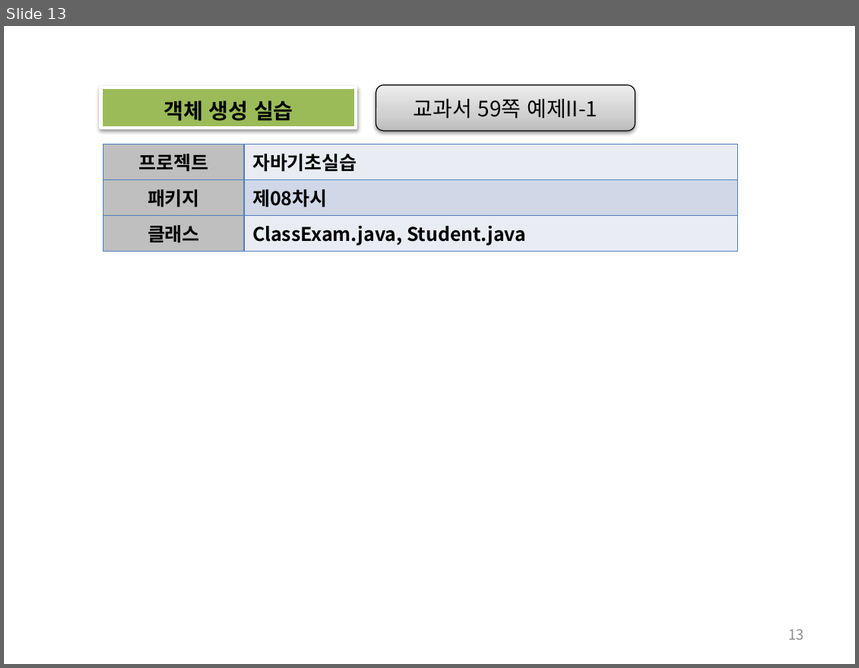
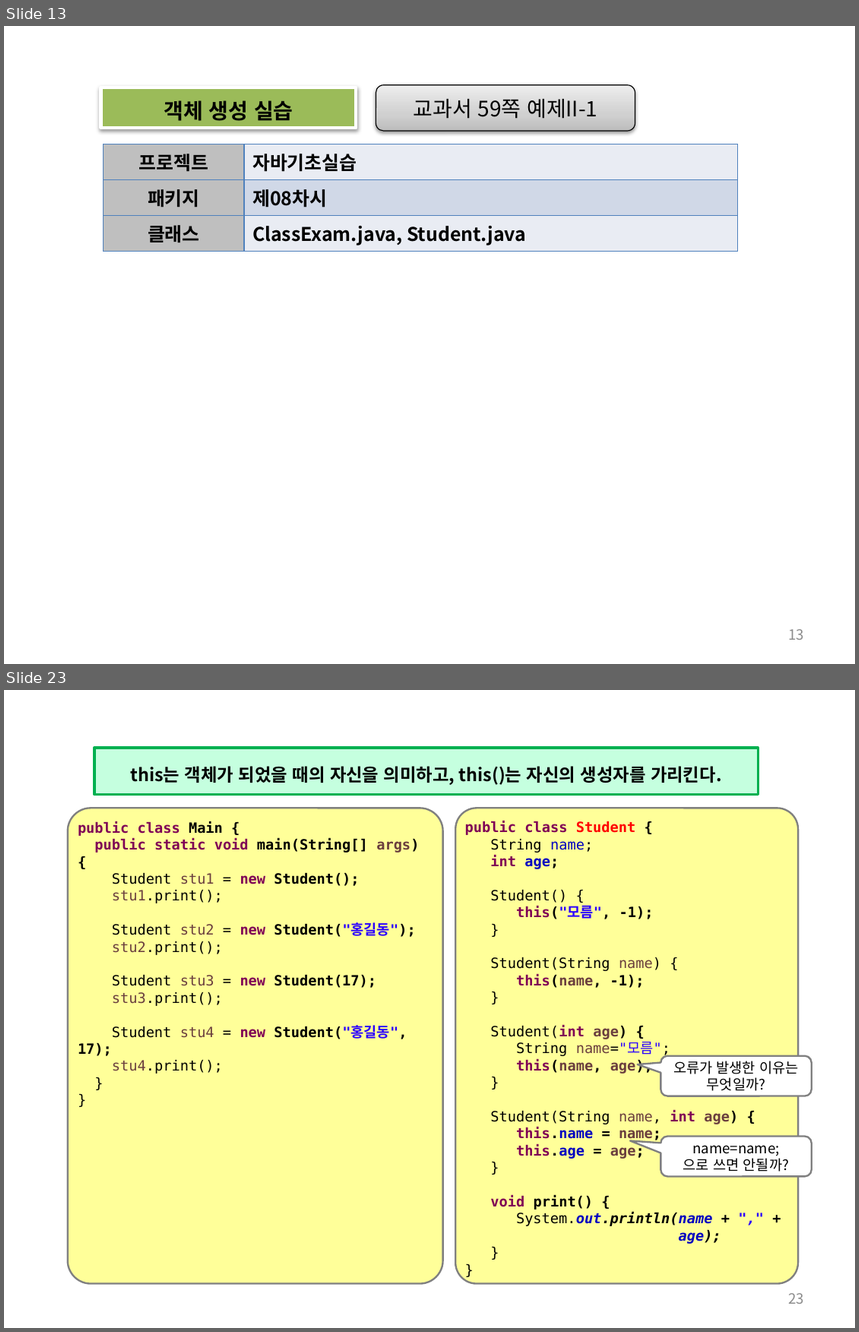
Before and after one commit to histime7/2018JavaClassroom, a slide deck: 수업자료/10_객체지향의 개요.pptx. Shown one above the other, each under a label of ours: slide 13 before the commit, slides 13 and 23 after it; the slides between them are not shown. The pictures are 859x668 and 859x1332 pixels, drawn with LibreOffice and Linux fonts; fonts in the diff are those of the drawing. Boxes give left, top, right and bottom in pixels: in the first picture for what was removed or moved away, otherwise in the second. Text is boxed around its words. In the diff, an @@ line names an element or a change of style, - is before the commit and + after.

```diff
--- a/수업자료/10_객체지향의 개요.pptx
+++ b/수업자료/10_객체지향의 개요.pptx
@@ slide 23 added at (x1=4, y1=690, x2=855, y2=1328), background #FFFFFF @@
@@ rectangle added at (x1=94, y1=748, x2=758, y2=795), fill #C5FFDF, outline #00B050 2 pt, 15 pt, text #000000, bold @@
+this는 객체가 되었을 때의 자신을 의미하고, this()는 자신의 생성자를 가리킨다.
@@ rounded rectangle added at (x1=68, y1=809, x2=443, y2=1284), fill #FFFF99, outline #808080 1.5 pt, 12 pt, text #000000, bold @@
+public class Main {
+public static void main(String[] args) {
+Student stu1 = new Student();
+stu1.print();
+Student stu2 = new Student("홍길동");
+stu2.print();
+Student stu3 = new Student(17);
+stu3.print();
+Student stu4 = new Student("홍길동", 17);
+stu4.print();
+}
+}
@@ rounded rectangle added at (x1=456, y1=809, x2=799, y2=1284), fill #FFFF99, outline #808080 1.5 pt, 12 pt, text #000000, bold @@
+public class Student {
+String name;
+int age;
+Student() {
+this("모름", -1);
+}
+Student(String name) {
+this(name, -1);
+}
+Student(int age) {
+String name="모름";
+this(name, age);
+}
+Student(String name, int age) {
+this.name = name;
+this.age = age;
+}
+void print() {
+System.out.println(name + "," +
+age);
+}
+}
@@ rounded speech box added at (x1=661, y1=1056, x2=812, y2=1096), fill #FFFFFF, outline #808080 1.5 pt, 12 pt, text #000000 @@
+오류가 발생한 이유는 무엇일까?
@@ rounded speech box added at (x1=661, y1=1137, x2=812, y2=1177), fill #FFFFFF, outline #808080 1.5 pt, 12 pt, text #000000 @@
+name=name;
+으로 쓰면 안될까?
@@ page number added at (x1=788, y1=1293, x2=804, y2=1304), 12 pt, text #8C8C8C @@
+23
```
Also in this commit, not shown: 4 slides changed, 13 other slides added, 11 other files.
